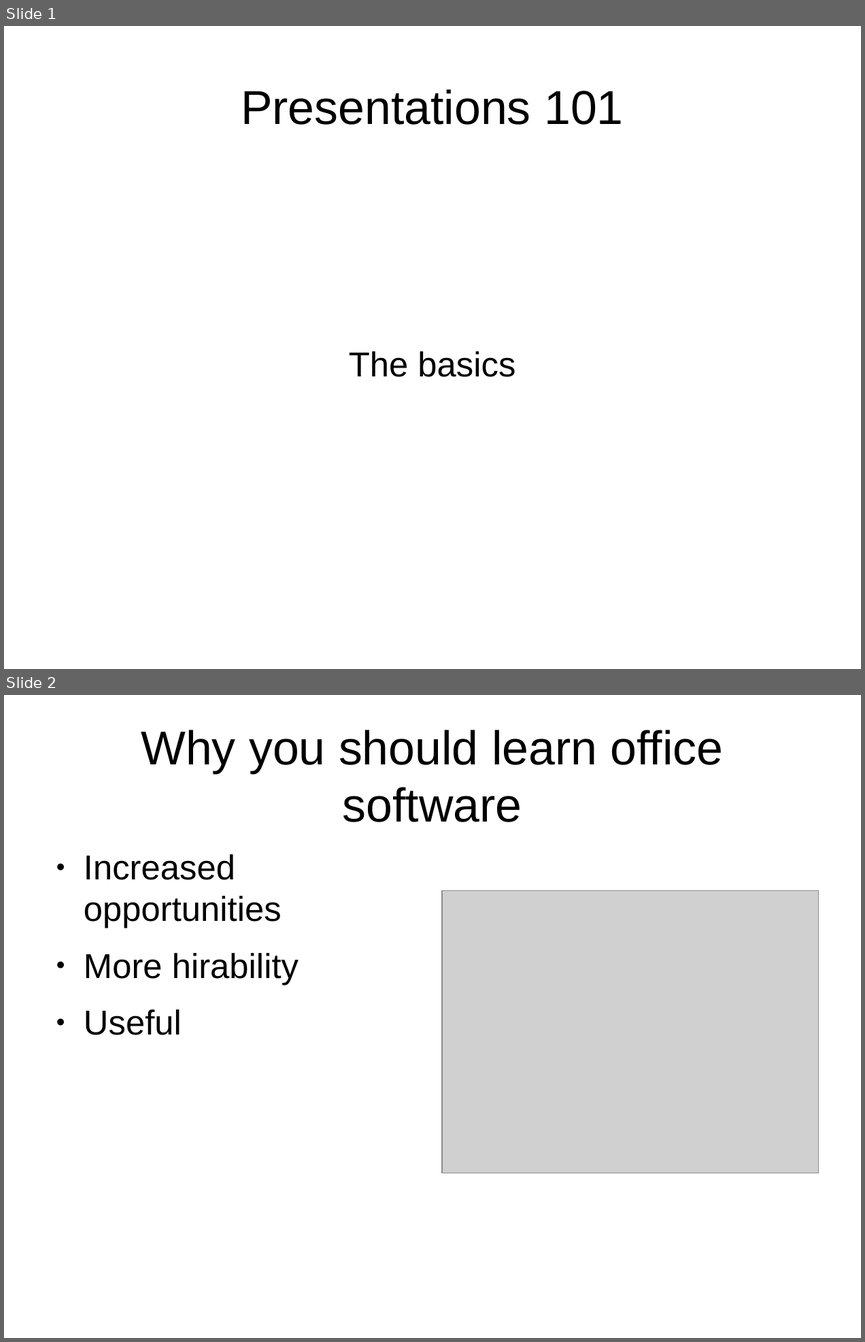
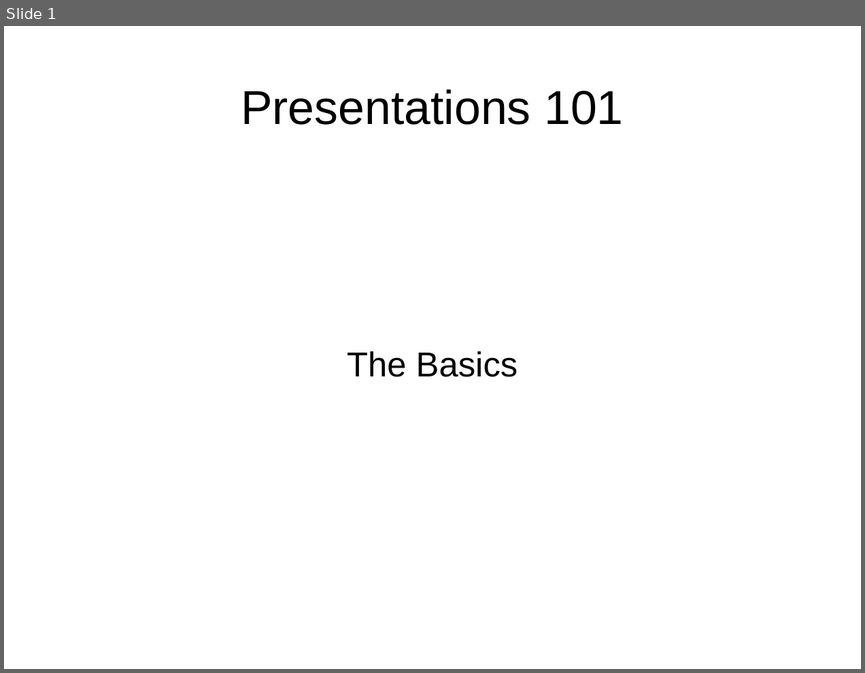
Before and after one commit to SMUCSM/UgandaV, a slide deck: Presentations101.odp. Shown one above the other, each under a label of ours: slides 1 and 2 before the commit, slide 1 after it. The pictures are 865x1342 and 865x673 pixels, drawn with LibreOffice and Linux fonts; fonts in the diff are those of the drawing; grey boxes stand for pictures. Boxes give left, top, right and bottom in pixels: in the first picture for what was removed or moved away, otherwise in the second. Text is boxed around its words. In the diff, an @@ line names an element or a change of style, - is before the commit and + after.

```diff
--- a/Presentations101.odp
+++ b/Presentations101.odp
@@ slide 2 removed at (4, 695, 861, 1338), background #FFFFFF @@
@@ title removed at (141, 730, 723, 822) @@
-Why you should learn office software
@@ text removed at (84, 854, 298, 1035) @@
-● Increased opportunities
-● More hirability
-● Useful
@@ picture removed at (442, 891, 818, 1173) @@
@@ slide 1 changed as well @@
@@ subtitle at (347, 351, 518, 377): text changed @@
-The basics
+The Basics
```
Also in this commit, not shown: 1 other slide changed, 3 slides added, 1 other slide removed.
